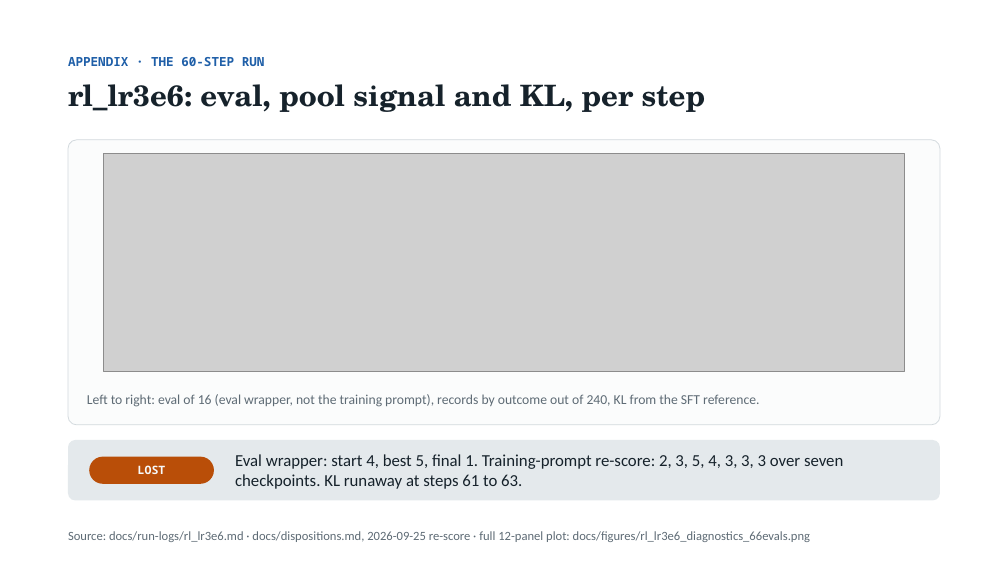
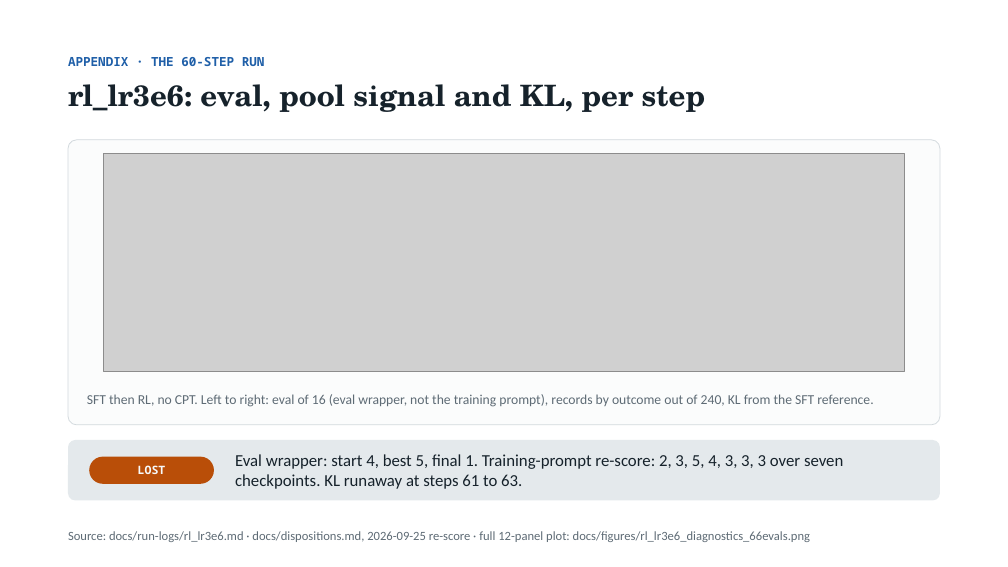
Before and after one commit to thistleknot/rl_v2_share, a slide deck: slide 28 of docs/RL_V2_rl.pptx. Drawn at 1008x567 pixels with LibreOffice and Linux fonts; fonts in the diff are those of the drawing; grey boxes stand for pictures. Boxes give left, top, right and bottom in pixels: in the first picture for what was removed or moved away, otherwise in the second. Text is boxed around its words. In the diff, an @@ line names an element or a change of style, - is before the commit and + after.

```diff
--- a/docs/RL_V2_rl.pptx
+++ b/docs/RL_V2_rl.pptx
@@ text at (x1=87, y1=394, x2=873, y2=407): text changed @@
-Left to right: eval of 16 (eval wrapper, not the training prompt), records by outcome out of 240, KL from the SFT reference.
+SFT then RL, no CPT. Left to right: eval of 16 (eval wrapper, not the training prompt), records by outcome out of 240, KL from the SFT reference.
```
Also in this commit, not shown: 3 other slides changed, 1 other file.
